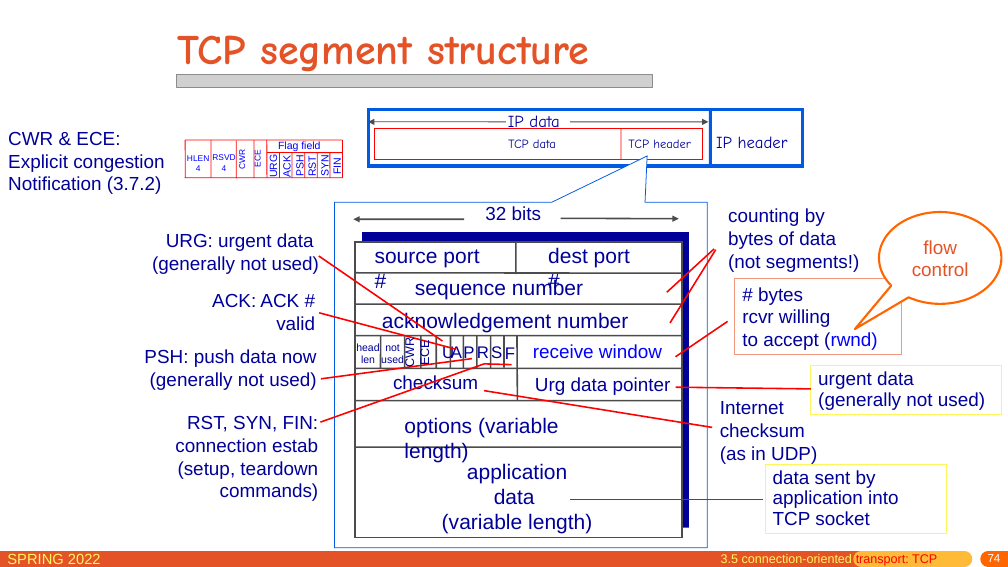
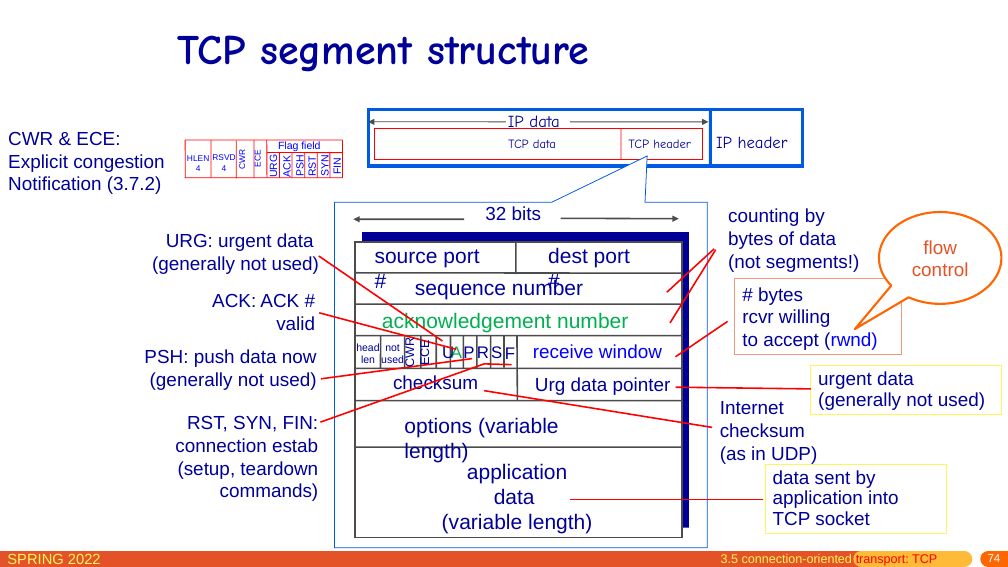
Before and after one commit to network-whu/slides, a slide deck: slide 74 of pptx/chapter3.pptx. Drawn at 1008x567 pixels with LibreOffice and Linux fonts; fonts in the diff are those of the drawing; grey boxes stand for pictures. Boxes give left, top, right and bottom in pixels: in the first picture for what was removed or moved away, otherwise in the second. Text is boxed around its words. In the diff, an @@ line names an element or a change of style, - is before the commit and + after.

```diff
--- a/pptx/chapter3.pptx
+++ b/pptx/chapter3.pptx
@@ title "TCP segment structure" at bbox=[178, 35, 589, 72]: text colour #E45327 to #000099 @@
@@ picture removed at bbox=[176, 75, 653, 87] @@
@@ text "acknowledgement number" at bbox=[382, 312, 628, 333]: text colour #000099 to #00B050 @@
@@ text "A" at bbox=[451, 344, 462, 362]: text colour #000099 to #00B050 @@
```
Also in this commit, not shown: 60 other slides changed, 9 slides added, 1 slide removed.
